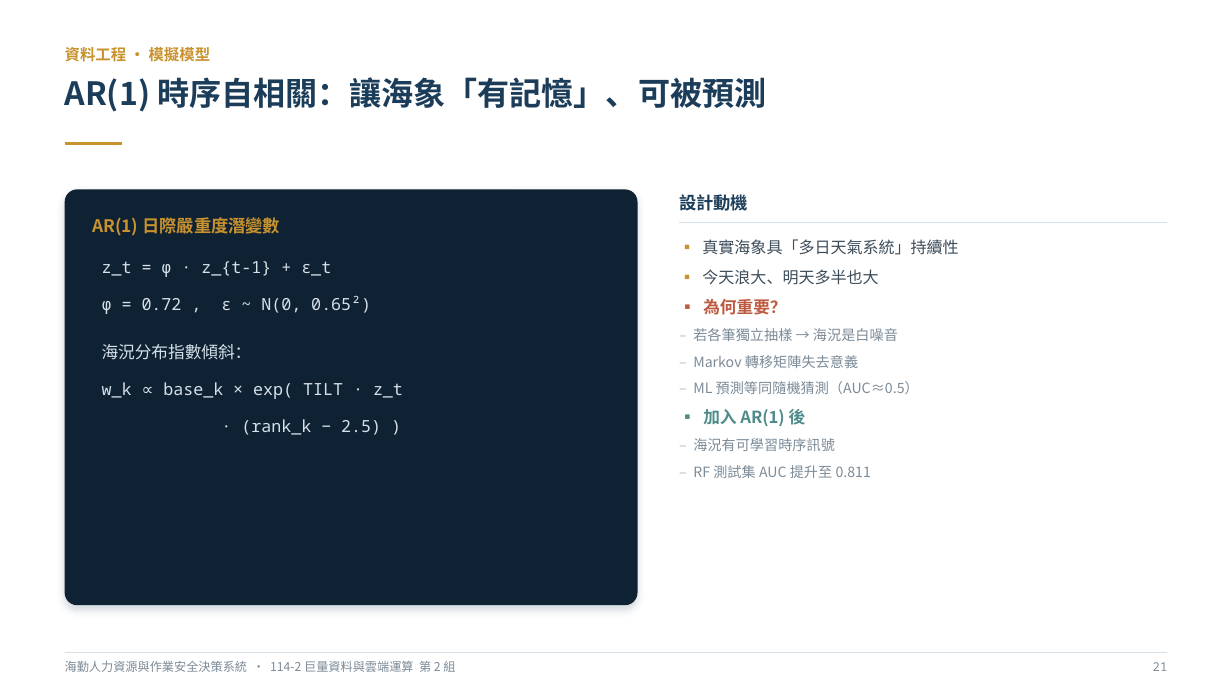
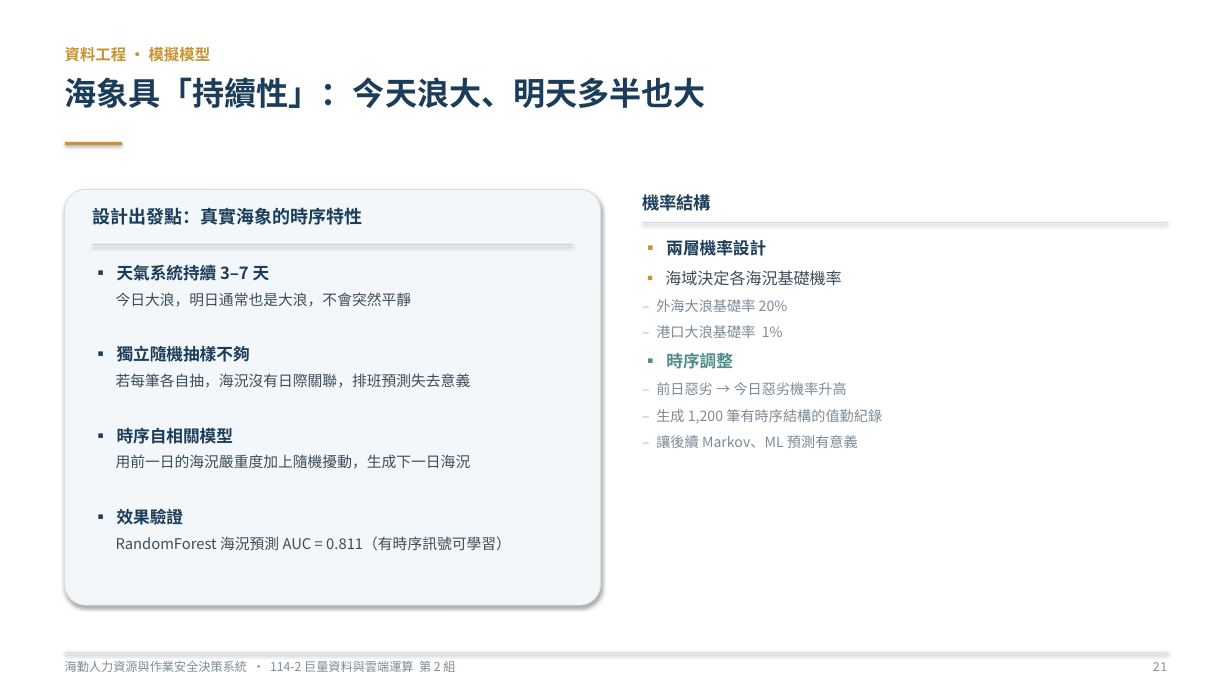
Before and after one commit to rocjveteran/114-2_BigDataCC-2nd, a slide deck: slide 27 of docs/slides/第2組_海勤決策系統_期末簡報.pptx. Drawn at 1232x693 pixels with LibreOffice and Linux fonts; fonts in the diff are those of the drawing. Boxes give left, top, right and bottom in pixels: in the first picture for what was removed or moved away, otherwise in the second. Text is boxed around its words. In the diff, an @@ line names an element or a change of style, - is before the commit and + after.

```diff
--- a/docs/slides/第2組_海勤決策系統_期末簡報.pptx
+++ b/docs/slides/第2組_海勤決策系統_期末簡報.pptx
@@ text at (65,77,706,108): text changed @@
-AR(1) 時序自相關：讓海象「有記憶」、可被預測
+海象具「持續性」：今天浪大、明天多半也大
@@ rounded rectangle: place and size @@
-rounded rectangle at (65,189,638,605)
+rounded rectangle at (65,189,601,605)
@@ rounded rectangle at (65,189,601,605): fill #0F2233 to #F3F7F9; outline none to #D7E0E6 0.75 pt; shadow changed; proportions changed @@
@@ text at (92,207,362,225): text changed; size 13.5 to 14 pt; text colour #C8922E to #1C3D5A @@
-AR(1) 日際嚴重度潛變數
+設計出發點：真實海象的時序特性
@@ text at (642,191,711,214): text changed @@
-設計動機
+機率結構
@@ elbow line moved from (679, 223) - (1167, 223) to (642, 223) - (1167, 223) @@
@@ elbow line added from (92, 245) to (573, 245), #C5D2DA 1 pt @@
@@ text removed at (102,261,331,277) @@
-z_t = φ · z_{t-1} + ε_t
@@ text at (117,265,270,281): text changed; font Noto Sans Mono to Noto Sans CJK TC; text colour #D5E0E8 to #1C3D5A; bold on @@
-φ = 0.72 , ε ~ N(0, 0.65²)
+▪ 天氣系統持續 3–7 天
@@ text at (656,240,882,448): text changed @@
-▪ 真實海象具「多日天氣系統」持續性
-▪ 今天浪大、明天多半也大
-▪ 為何重要？
-– 若各筆獨立抽樣 → 海況是白噪音
-– Markov 轉移矩陣失去意義
-– ML 預測等同隨機猜測（AUC≈0.5）
-▪ 加入 AR(1) 後
-– 海況有可學習時序訊號
-– RF 測試集 AUC 提升至 0.811
+▪ 兩層機率設計
+▪ 海域決定各海況基礎機率
+– 外海大浪基礎率 20%
+– 港口大浪基礎率 1%
+▪ 時序調整
+– 前日惡劣 → 今日惡劣機率升高
+– 生成 1,200 筆有時序結構的值勤紀錄
+– 讓後續 Markov、ML 預測有意義
@@ text at (116,292,412,307): text changed; size 13 to 11.5 pt; font Noto Sans Mono to Noto Sans CJK TC; text colour #D5E0E8 to #3D4D5A @@
-海況分布指數傾斜：
+今日大浪，明日通常也是大浪，不會突然平靜
@@ text at (117,346,250,362): text changed; font Noto Sans Mono to Noto Sans CJK TC; text colour #D5E0E8 to #1C3D5A; bold on @@
-w_k ∝ base_k × exp( TILT · z_t
+▪ 獨立隨機抽樣不夠
@@ text at (116,373,471,388): text changed; size 13 to 11.5 pt; font Noto Sans Mono to Noto Sans CJK TC; text colour #D5E0E8 to #3D4D5A @@
-· (rank_k − 2.5) )
+若每筆各自抽，海況沒有日際關聯，排班預測失去意義
@@ text added at (117,428,234,444), 13 pt, text #1C3D5A, bold @@
+▪ 時序自相關模型
@@ text added at (116,454,471,469), 11.5 pt, text #3D4D5A @@
+用前一日的海況嚴重度加上隨機擾動，生成下一日海況
@@ text added at (117,509,184,525), 13 pt, text #1C3D5A, bold @@
+▪ 效果驗證
@@ text added at (116,536,511,551), 11.5 pt, text #3D4D5A @@
+RandomForest 海況預測 AUC = 0.811（有時序訊號可學習）
```
Also in this commit, not shown: 37 other slides changed, 1 slide added, 1 slide removed, 1 other file.
